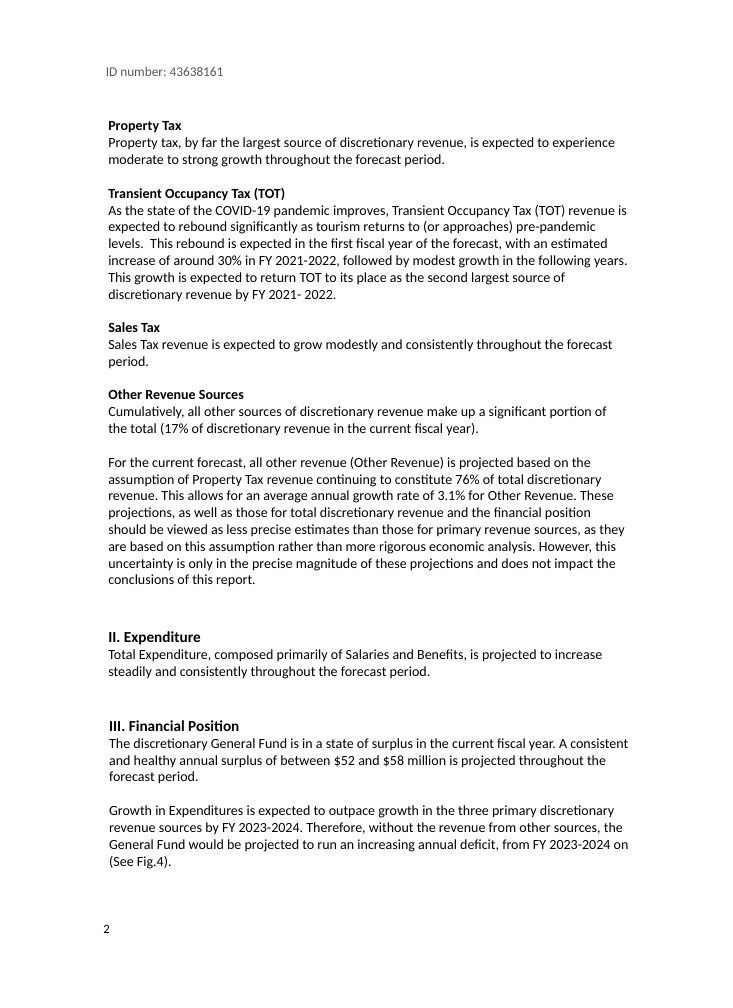
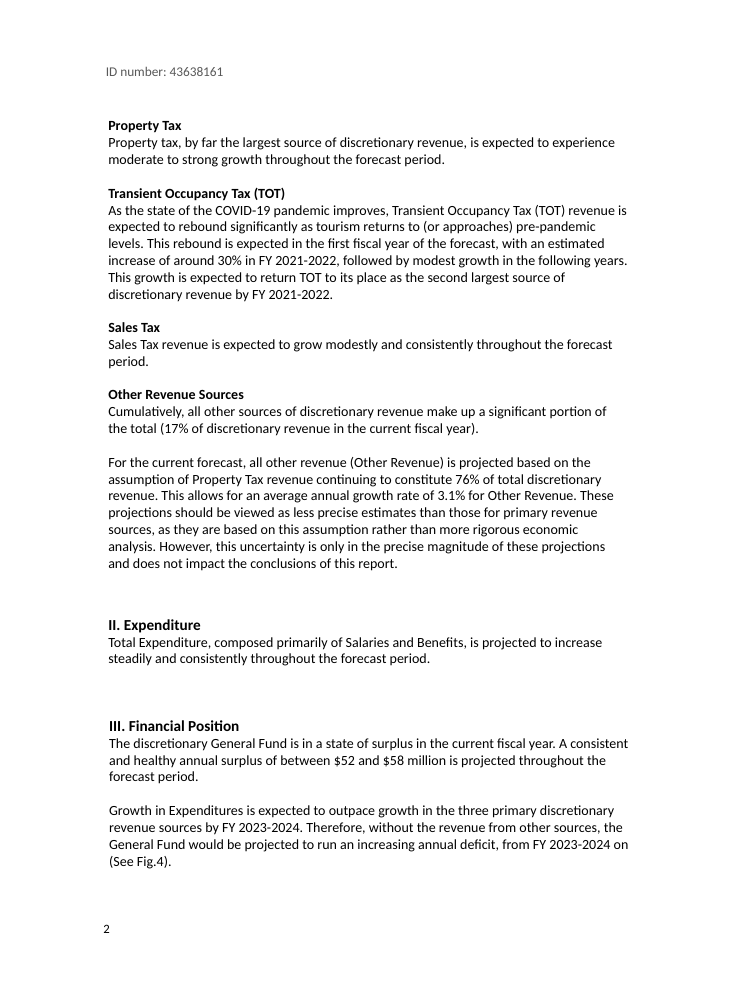
Before and after one commit to gillsarah/5yr_govt_forecast_viz, a slide deck: slide 2 of Version 2 - SB 5yr forecast viz -writup.pptx. Drawn at 733x1008 pixels with LibreOffice and Linux fonts; fonts in the diff are those of the drawing. Boxes give left, top, right and bottom in pixels: in the first picture for what was removed or moved away, otherwise in the second. Text is boxed around its words. In the diff, an @@ line names an element or a change of style, - is before the commit and + after.

```diff
--- a/Version 2 - SB 5yr forecast viz -writup.pptx
+++ b/Version 2 - SB 5yr forecast viz -writup.pptx
@@ text at bbox=[108, 205, 628, 302]: spaces changed @@
-As the state of the COVID-19 pandemic improves, Transient Occupancy Tax (TOT) revenue is expected to rebound significantly as tourism returns to (or approaches) pre-pandemic levels. This rebound is expected in the first fiscal year of the forecast, with an estimated increase of around 30% in FY 2021-2022, followed by modest growth in the following years. This growth is expected to return TOT to its place as the second largest source of discretionary revenue by FY 2021- 2022.
+As the state of the COVID-19 pandemic improves, Transient Occupancy Tax (TOT) revenue is expected to rebound significantly as tourism returns to (or approaches) pre-pandemic levels. This rebound is expected in the first fiscal year of the forecast, with an estimated increase of around 30% in FY 2021-2022, followed by modest growth in the following years. This growth is expected to return TOT to its place as the second largest source of discretionary revenue by FY 2021-2022.
@@ text at bbox=[108, 457, 614, 571]: text changed @@
-For the current forecast, all other revenue (Other Revenue) is projected based on the assumption of Property Tax revenue continuing to constitute 76% of total discretionary revenue. This allows for an average annual growth rate of 3.1% for Other Revenue. These projections, as well as those for total discretionary revenue and the financial position should be viewed as less precise estimates than those for primary revenue sources, as they are based on this assumption rather than more rigorous economic analysis. However, this uncertainty is only in the precise magnitude of these projections and does not impact the conclusions of this report.
+For the current forecast, all other revenue (Other Revenue) is projected based on the assumption of Property Tax revenue continuing to constitute 76% of total discretionary revenue. This allows for an average annual growth rate of 3.1% for Other Revenue. These projections should be viewed as less precise estimates than those for primary revenue sources, as they are based on this assumption rather than more rigorous economic analysis. However, this uncertainty is only in the precise magnitude of these projections and does not impact the conclusions of this report.
@@ text "II. Expenditure": place and size @@
-text "II. Expenditure" at bbox=[108, 631, 602, 679]
+text "II. Expenditure" at bbox=[108, 619, 602, 666]
```
Also in this commit, not shown: 2 other slides changed, 2 other files.
